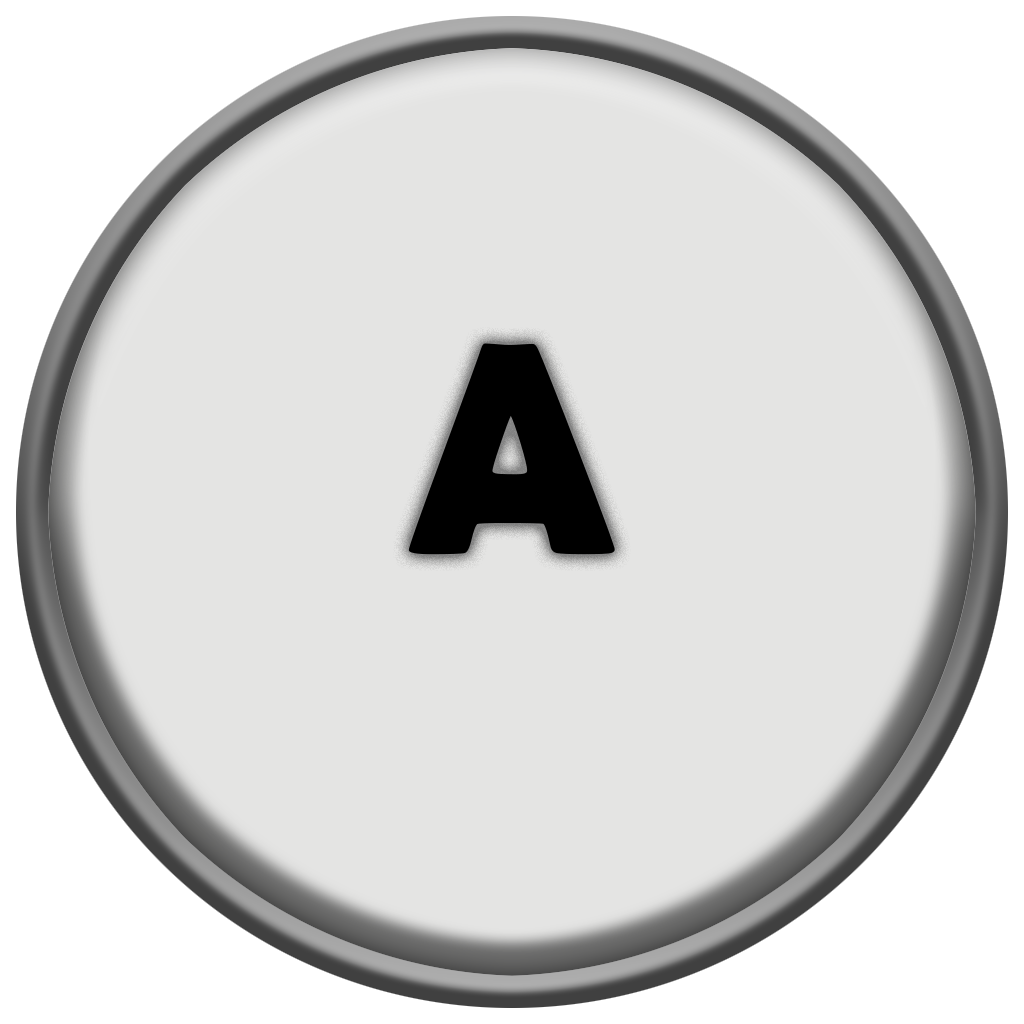
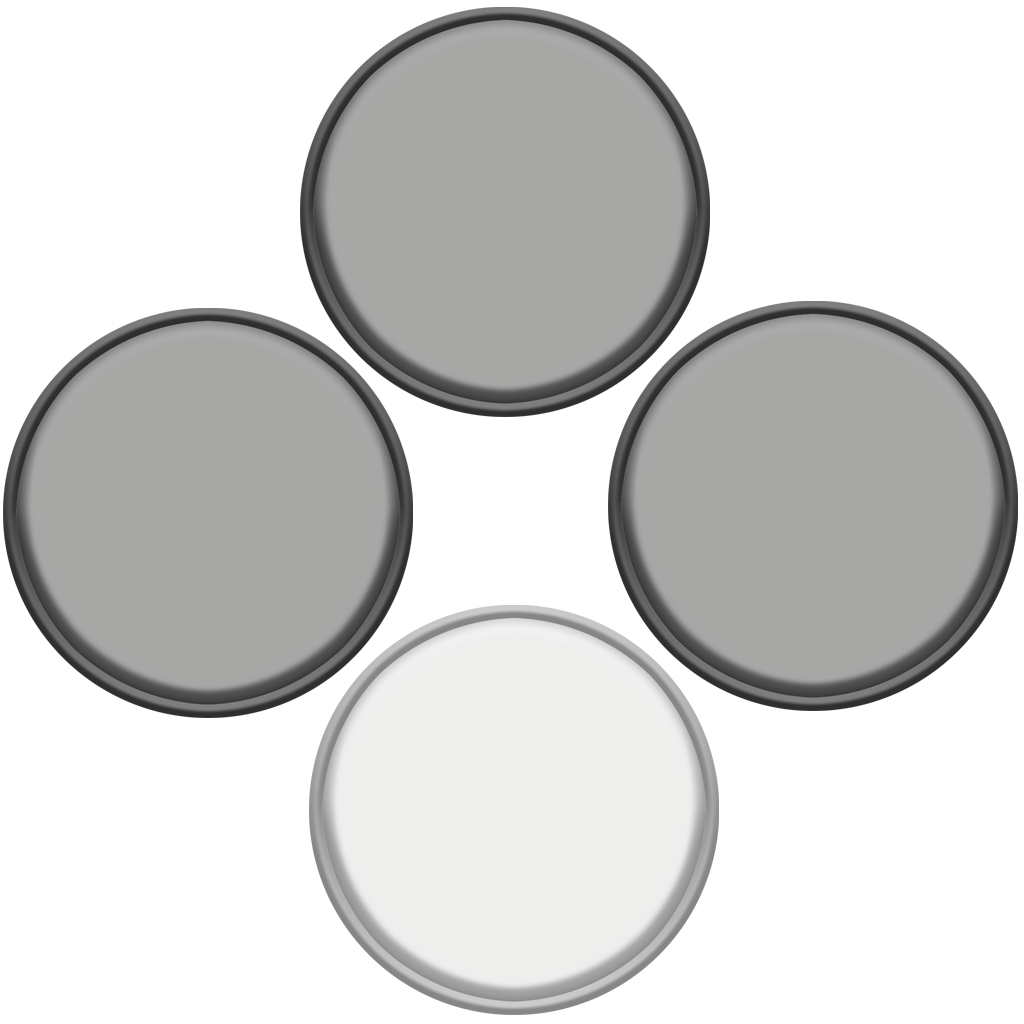
Layers edited between the first and the second 1024x1024 image:
renamed "Layer 2" to "Layer 3 copy 3", moved it above "Layer 3", painted on it over left=3, top=7, right=1018, bottom=976
removed layer "Layer 1" over left=16, top=16, right=1008, bottom=1008
painted on "Layer 3" over left=309, top=343, right=719, bottom=1015
